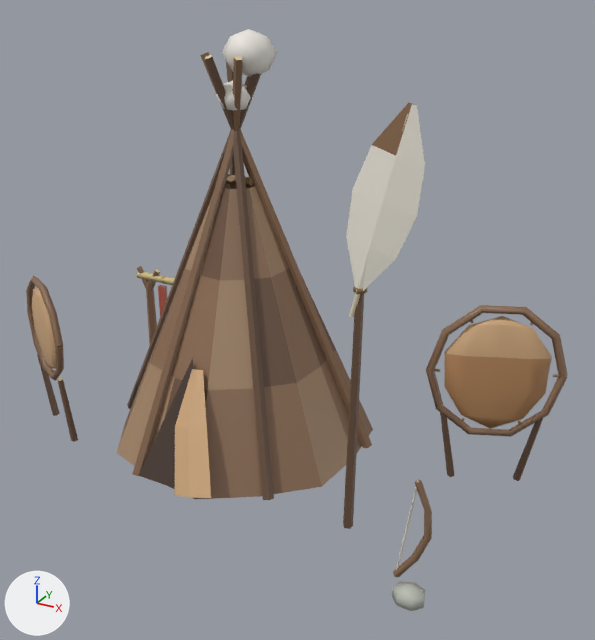
A saved change to the glTF model godot/art/models/hunter.glb.
The view is the same before and after, from a camera (50 mm lens) standing at (2.35, -4.05, 2.96) and looking at (0.16, -0.07, 0.97). The axes (+X, +Y, +Z) are drawn at lower left. The lights are the same throughout. The picture after the commit comes second.

Objects in the first picture: 'body', 'body_nl' and 1 more.
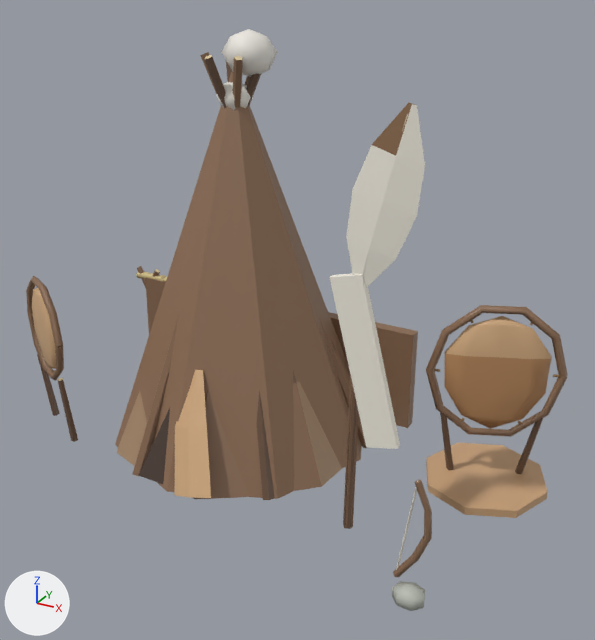
Edits to the scene script, one JSON object a line:
```json
{"op": "add", "block": "me_body__far", "code": ["me_body__far = bpy.data.meshes.new('body__far')", "me_body__far.from_pydata(...)  # 56 vertices, 92 faces; spans x -1.55..1.68, y -0.78..0.98, z 0.0..2.4", "me_body__far.materials.append(mat_defaultmaterial_001)"]}
{"op": "add", "block": "ob_body__far", "code": ["ob_body__far = bpy.data.objects.new('body__far', me_body__far)", "ob_body__far.location = (0.0, 0.0, 0.0)"]}
```

Changed parts and their boxes [x1, y1, x2, y2] in the pictures (595 x 640 px):
```json
{"object": "body__far", "change": "added", "after": [115, 71, 548, 529], "on screen": "brown"}
```
